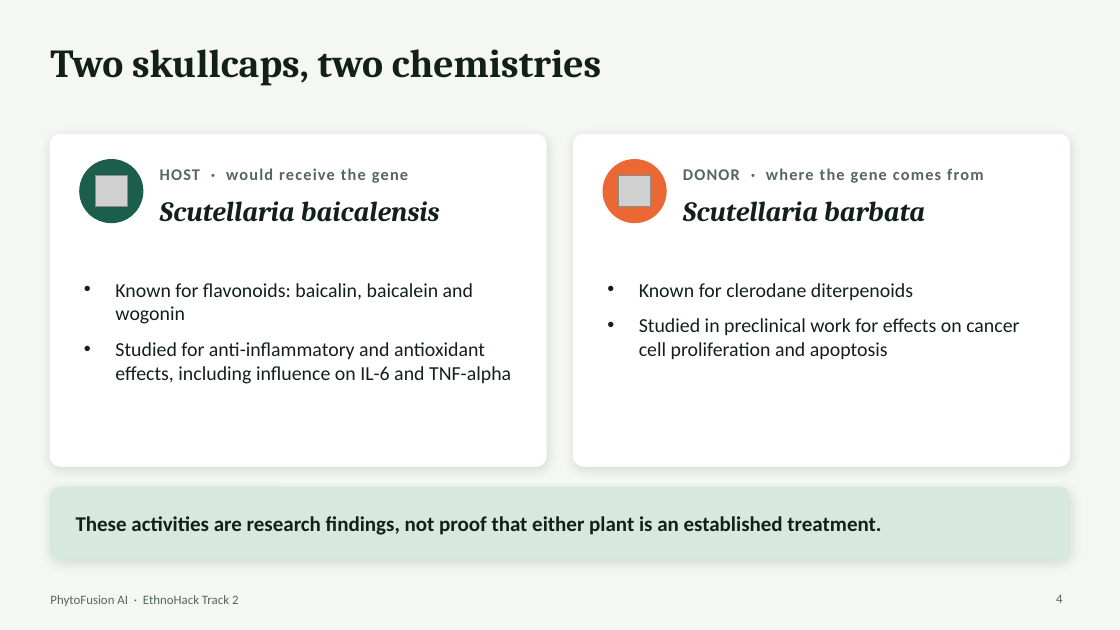
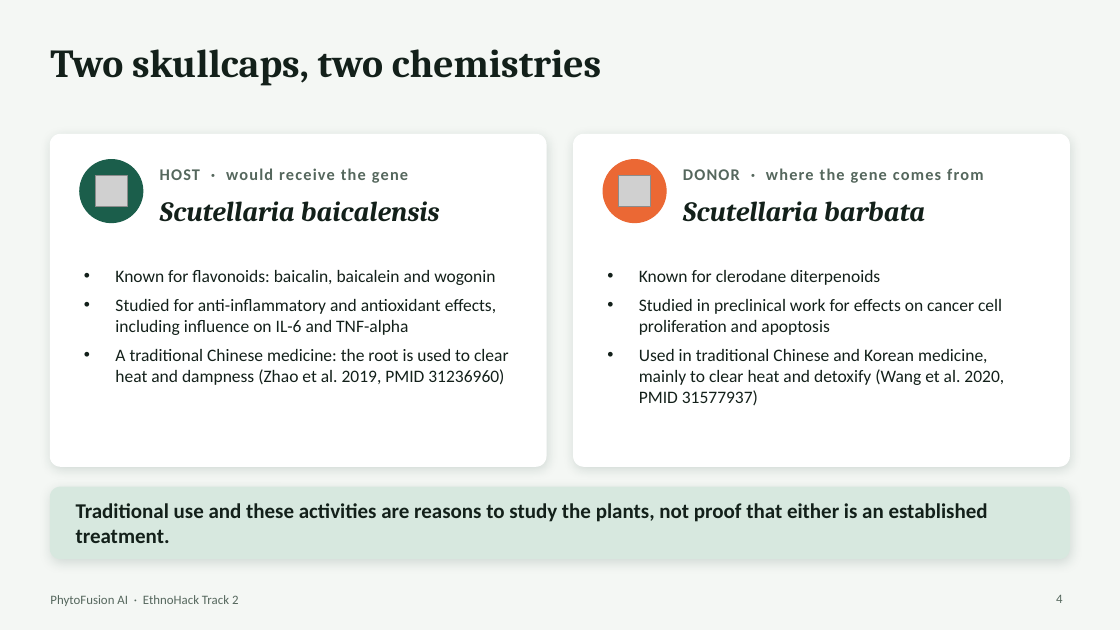
Before and after one commit to lerthy/PhytoFusion-AI, a slide deck: slide 4 of PhytoFusion-AI-pitch.pptx. Drawn at 1120x630 pixels with LibreOffice and Linux fonts; fonts in the diff are those of the drawing; grey boxes stand for pictures. Boxes give left, top, right and bottom in pixels: in the first picture for what was removed or moved away, otherwise in the second. Text is boxed around its words. In the diff, an @@ line names an element or a change of style, - is before the commit and + after.

```diff
--- a/PhytoFusion-AI-pitch.pptx
+++ b/PhytoFusion-AI-pitch.pptx
@@ text "Known for flavonoids: baicalin, baicalein ..." moved from (x1=115, y1=283, x2=511, y2=384) to (x1=115, y1=270, x2=509, y2=385) @@
@@ text "Known for clerodane diterpenoids" moved from (x1=639, y1=283, x2=1019, y2=360) to (x1=639, y1=270, x2=1004, y2=405) @@
@@ text at (x1=115, y1=270, x2=496, y2=335): size 17 to 15 pt in "Known for flavonoids: baicalin, baicalein and wogonin", "Studied for anti-inflammatory and antioxidant effects, inclu ..."; less space between paragraphs @@
@@ text at (x1=639, y1=270, x2=1002, y2=335): size 17 to 15 pt in "Known for clerodane diterpenoids", "Studied in preclinical work for effects on ..."; less space between paragraphs @@
@@ text at (x1=115, y1=349, x2=509, y2=385): paragraph added @@
+• A traditional Chinese medicine: the root is used to clear heat and dampness (Zhao et al. 2019, PMID 31236960)
@@ text at (x1=639, y1=349, x2=1004, y2=405): paragraph added @@
+• Used in traditional Chinese and Korean medicine, mainly to clear heat and detoxify (Wang et al. 2020, PMID 31577937)
@@ text at (x1=76, y1=503, x2=988, y2=543): text changed @@
-These activities are research findings, not proof that either plant is an established treatment.
+Traditional use and these activities are reasons to study the plants, not proof that either is an established treatment.
```
Also in this commit, not shown: 2 other slides changed, 1 slide added, 7 other files.
